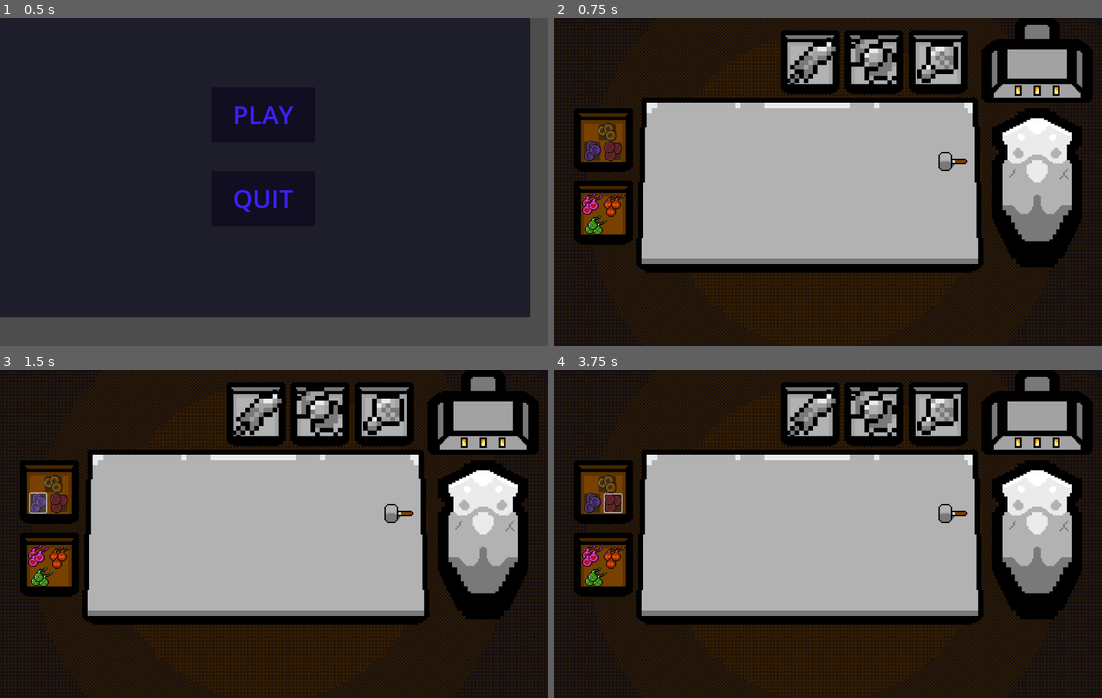
Above: before the commit, frames 1-4 (two rows, left to right).
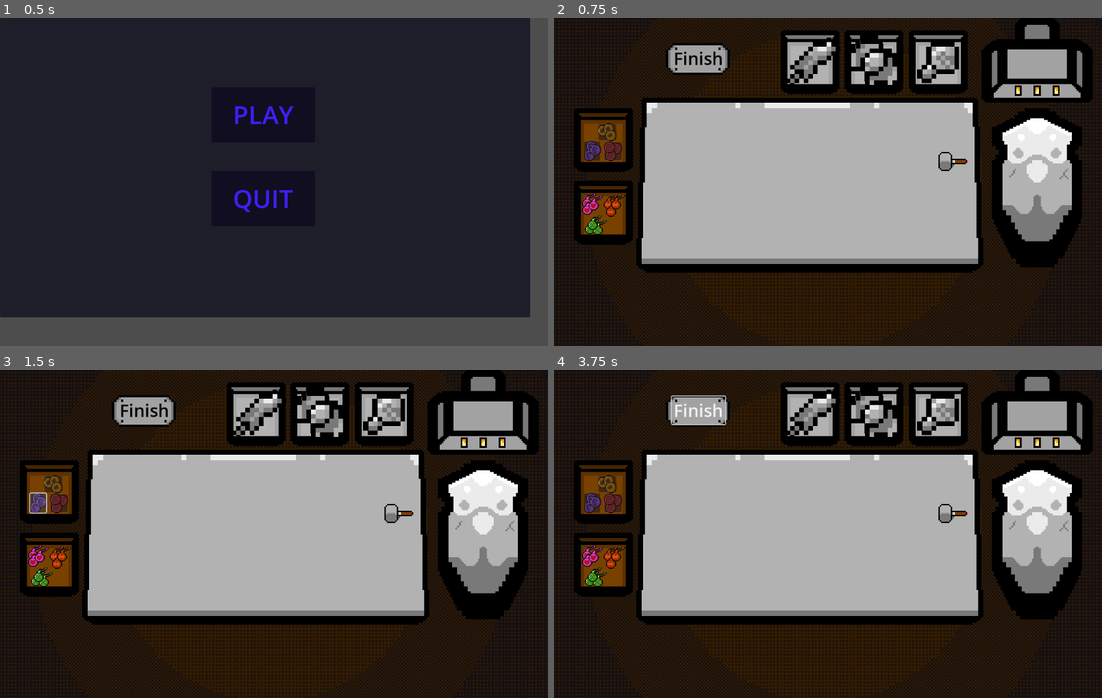
Above: after the commit, the same moments.

Repository: Leone242/GODOT-MelonJam2023
Game: Godot game, scene res://menu.tscn
Two runs of this game, one before a commit and one after it. Both use one fixed random seed, a clock stepped at 60 frames per second and the inputs below. The project has no main scene, so this scene is started directly.
Inputs (mouse positions are in pixels of both pictures, inside the frame that each line leads up to):
- Up to frame 1 (0.5 s): no input
- Up to frame 2 (0.75 s): click "PLAY" at 0.5 s
- Up to frame 3 (1.5 s): click (38, 504) at 1.25 s
- Up to frame 4 (3.75 s): click (608, 484) at 2 s; click (614, 504) at 2.75 s; click (696, 409) at 3.5 s, where only the run after the commit has a clickable "Finish"

Frame 1 is identical in both runs. In frame 2, 1.7% of the frame differs, in the area x 20-74%, y 6-21%; in frame 3, 1.7%; in frame 4, 1.8%, in the area x 9-74%, y 6-44%.

Commit message:
runas funcionando

Diff:
--- a/Runes.gd
+++ b/Runes.gd
@@ -12,3 +12,7 @@
 
 func _on_fire_pressed():
 	rune_name = "Fire"
+
+
+func _on_finish_pressed():
+	rune_name = ""
--- /dev/null
+++ b/machado.gd
@@ -0,0 +1,89 @@
+extends Node2D
+
+var selected = false
+var weapon_estate = 0
+var on_table = false
+@export var mark: Marker2D
+var rune_name: String
+@export var rune: Node2D
+var set_rune = false
+
+func _ready():
+	pass
+
+func _process(delta):
+	if Input.is_action_pressed("mouse_select") and selected:
+		FollowMouse()
+	elif Input.is_action_just_released("mouse_select") and on_table:
+		position = mark.position
+		$Craft.show()
+	elif Input.is_action_just_released("mouse_select") and !on_table:
+		$Craft.hide()
+	AssembleWeapon()
+
+func FollowMouse():
+	position = get_global_mouse_position()
+
+
+
+func _on_area_2d_area_entered(area):
+	if area.name == "Table":
+		on_table = true
+		set_rune = true
+		print("foi")
+	else:
+		on_table = false
+		set_rune = false
+
+
+func _on_area_2d_area_exited(area):
+	if area.name == "Table":
+		on_table = false
+		set_rune = false
+
+
+
+func AssembleWeapon():
+	match weapon_estate:
+		0:
+			get_node("BaseMachado").show()
+
+		1:
+			get_node("BaseMachado").hide()
+			get_node("Moldado").show()
+		2:
+			get_node("Cabo").show()
+		3:
+			get_node("Cabo").hide()
+			get_node("Moldado").hide()
+			get_node("Completo").show()
+
+
+			$Craft.hide()
+	if on_table and set_rune:
+		DefineRune()
+
+func DefineRune():
+	rune_name = rune.rune_name
+	match rune_name:
+		"Fire":
+			get_node("Icon5F").show()
+		"Water":
+			get_node("Icon5W").show()
+		"Earth":
+			get_node("Icon5E").show()
+
+
+
+func _on_craft_pressed():
+	if weapon_estate <=2:
+		weapon_estate +=1
+
+
+
+func _on_area_2d_mouse_entered():
+	selected = true
+
+
+func _on_area_2d_mouse_exited():
+	selected = false
--- /dev/null
+++ b/machado.tscn
@@ -0,0 +1,69 @@
+[gd_scene load_steps=10 format=3 uid="uid://ddui4ns6eaem2"]
+
+[ext_resource type="Texture2D" uid="uid://rl1uyek3lgyn" path="res://sprites/machados/SemiMachadoB.png" id="1_xrl04"]
+[ext_resource type="Script" path="res://machado.gd" id="1_y04tc"]
+[ext_resource type="Texture2D" uid="uid://b6g5ojlo4xy0k" path="res://sprites/machados/MachadoB.png" id="2_6t1m5"]
+[ext_resource type="Texture2D" uid="uid://is2m32fkichj" path="res://sprites/machados/bainha.png" id="3_3gt3i"]
+[ext_resource type="Texture2D" uid="uid://c6lcfqnokcg48" path="res://sprites/machados/MachadoCompletoB.png" id="4_4jjj3"]
+[ext_resource type="Texture2D" uid="uid://sf71p0qnov1x" path="res://sprites/machados/MachadoCompletoA.png" id="5_3pmpj"]
+[ext_resource type="Texture2D" uid="uid://ctf5geubfxuhg" path="res://sprites/machados/MachadoCompletoF.png" id="6_k8sn5"]
+[ext_resource type="Texture2D" uid="uid://dpnqdd5omjkyd" path="res://sprites/machados/MachadoCompletoT.png" id="7_0jn02"]
+
+[sub_resource type="CircleShape2D" id="CircleShape2D_dcr5q"]
+radius = 70.8308
+
+[node name="Machado" type="Node2D"]
+script = ExtResource("1_y04tc")
+
+[node name="BaseMachado" type="Sprite2D" parent="."]
+scale = Vector2(10, 10)
+texture = ExtResource("1_xrl04")
+
+[node name="Moldado" type="Sprite2D" parent="."]
+visible = false
+scale = Vector2(10, 10)
+texture = ExtResource("2_6t1m5")
+
+[node name="Cabo" type="Sprite2D" parent="."]
+visible = false
+position = Vector2(-49, 42)
+scale = Vector2(10, 10)
+texture = ExtResource("3_3gt3i")
+flip_h = true
+
+[node name="Completo" type="Sprite2D" parent="."]
+visible = false
+scale = Vector2(10, 10)
+texture = ExtResource("4_4jjj3")
+
+[node name="CompletoAgua" type="Sprite2D" parent="."]
+visible = false
+scale = Vector2(10, 10)
+texture = ExtResource("5_3pmpj")
+
+[node name="CompletoFogo" type="Sprite2D" parent="."]
+visible = false
+scale = Vector2(10, 10)
+texture = ExtResource("6_k8sn5")
+
+[node name="CompletoTerra" type="Sprite2D" parent="."]
+visible = false
+scale = Vector2(10, 10)
+texture = ExtResource("7_0jn02")
+
+[node name="Area2D" type="Area2D" parent="."]
+visible = false
+
+[node name="CollisionShape2D" type="CollisionShape2D" parent="Area2D"]
+shape = SubResource("CircleShape2D_dcr5q")
+
+[node name="Craft" type="Button" parent="."]
+visible = false
+offset_left = -52.0
+offset_top = -50.0
+offset_right = 53.0
+offset_bottom = 52.0
+
+[connection signal="mouse_entered" from="Area2D" to="." method="_on_area_2d_mouse_entered"]
+[connection signal="mouse_exited" from="Area2D" to="." method="_on_area_2d_mouse_exited"]
+[connection signal="pressed" from="Craft" to="." method="_on_craft_pressed"]
--- a/main.tscn
+++ b/main.tscn
@@ -26,6 +26,10 @@
 [ext_resource type="Texture2D" uid="uid://cs327mx8lpwo2" path="res://sprites/charms/CharmForça.png" id="20_b1nxy"]
 [ext_resource type="Texture2D" uid="uid://cdds7idgvsm8q" path="res://sprites/charms/CharmSorte.png" id="21_4vpdo"]
 [ext_resource type="Script" path="res://Runes.gd" id="26_c8kgm"]
+[ext_resource type="PackedScene" uid="uid://dshcr6qmwdalp" path="res://pedidos.tscn" id="27_k7qbt"]
+[ext_resource type="Texture2D" uid="uid://ds2tdjqmx57t" path="res://sprites/espadas/SemiEspadaB.png" id="28_xanhp"]
+[ext_resource type="PackedScene" uid="uid://ddui4ns6eaem2" path="res://machado.tscn" id="29_tsdor"]
+[ext_resource type="Texture2D" uid="uid://qjhbe1qshk71" path="res://sprites/UI/Botão.png" id="30_bcr7y"]
 
 [sub_resource type="RectangleShape2D" id="RectangleShape2D_ydqo5"]
 size = Vector2(702, 277)
@@ -437,11 +441,53 @@
 offset_right = 144.0
 offset_bottom = 311.0
 
+[node name="Pedidos" parent="." instance=ExtResource("27_k7qbt")]
+visible = false
+position = Vector2(232, 92)
+
+[node name="SemiEspadaB" type="Sprite2D" parent="."]
+position = Vector2(563, 92)
+scale = Vector2(10, 10)
+texture = ExtResource("28_xanhp")
+
+[node name="SemiMachadoB" type="Sprite2D" parent="."]
+position = Vector2(696, 88)
+scale = Vector2(10, 10)
+texture = ExtResource("9_b26sh")
+
+[node name="SemiMaçaB" type="Sprite2D" parent="."]
+position = Vector2(833, 102)
+scale = Vector2(10, 10)
+texture = ExtResource("4_3gv1x")
+
+[node name="Machado" parent="." node_paths=PackedStringArray("mark", "rune") instance=ExtResource("29_tsdor")]
+position = Vector2(697, 96)
+mark = NodePath("../CanvasGroup/Marker2D")
+rune = NodePath("../Runes")
+
+[node name="Finish" type="Button" parent="."]
+offset_left = 254.0
+offset_top = 57.0
+offset_right = 371.0
+offset_bottom = 118.0
+theme_override_colors/font_color = Color(0, 0, 0, 1)
+theme_override_font_sizes/font_size = 38
+text = "Finish"
+flat = true
+icon_alignment = 1
+
+[node name="Sprite2D" type="Sprite2D" parent="Finish"]
+show_behind_parent = true
+position = Vector2(57, 32)
+scale = Vector2(5, 5)
+texture = ExtResource("30_bcr7y")
+
 [connection signal="mouse_exited" from="Table/Table" to="Cursor" method="_on_table_mouse_exited"]
 [connection signal="pressed" from="Hammer" to="Cursor" method="_on_hammer_pressed"]
 [connection signal="pressed" from="Runes/Water" to="Runes" method="_on_water_pressed"]
 [connection signal="pressed" from="Runes/Earth" to="Runes" method="_on_earth_pressed"]
 [connection signal="pressed" from="Runes/Fire" to="Runes" method="_on_fire_pressed"]
+[connection signal="pressed" from="Finish" to="Runes" method="_on_finish_pressed"]
 
 [editable path="CanvasGroup/Mace"]
 [editable path="CanvasGroup/Axe"]
--- /dev/null
+++ b/pedidos.tscn
@@ -0,0 +1,58 @@
+[gd_scene load_steps=10 format=3 uid="uid://dshcr6qmwdalp"]
+
+[ext_resource type="Texture2D" uid="uid://si7b7uqnusod" path="res://sprites/bilhetes/EspadaAgua.png" id="1_cq07d"]
+[ext_resource type="Texture2D" uid="uid://clk1qr6feuvdr" path="res://sprites/bilhetes/EspadaFogo.png" id="2_4oquk"]
+[ext_resource type="Texture2D" uid="uid://d5k0643qeeck" path="res://sprites/bilhetes/EspadaTerra.png" id="3_mjlgk"]
+[ext_resource type="Texture2D" uid="uid://c5hgdjjsbfknq" path="res://sprites/bilhetes/MachadoAgua.png" id="4_5mmxi"]
+[ext_resource type="Texture2D" uid="uid://ctibrojtvchep" path="res://sprites/bilhetes/MachadoFogo.png" id="5_3tb7g"]
+[ext_resource type="Texture2D" uid="uid://kwv4uxu0v66i" path="res://sprites/bilhetes/MachadoTerra.png" id="6_pmnvy"]
+[ext_resource type="Texture2D" uid="uid://136dtj8sl5kg" path="res://sprites/bilhetes/MaçaAgua.png" id="7_h2dpp"]
+[ext_resource type="Texture2D" uid="uid://b5b0tdpkpvo7m" path="res://sprites/bilhetes/MaçaFogo.png" id="8_tura6"]
+[ext_resource type="Texture2D" uid="uid://bkmcs6rbdfpai" path="res://sprites/bilhetes/MaçaTerra.png" id="9_vax5x"]
+
+[node name="Pedidos" type="Node2D"]
+
+[node name="EspadaAgua" type="Sprite2D" parent="."]
+visible = false
+scale = Vector2(10, 10)
+texture = ExtResource("1_cq07d")
+
+[node name="EspadaFogo" type="Sprite2D" parent="."]
+visible = false
+scale = Vector2(10, 10)
+texture = ExtResource("2_4oquk")
+
+[node name="EspadaTerra" type="Sprite2D" parent="."]
+visible = false
+scale = Vector2(10, 10)
+texture = ExtResource("3_mjlgk")
+
+[node name="MachadoAgua" type="Sprite2D" parent="."]
+visible = false
+scale = Vector2(10, 10)
+texture = ExtResource("4_5mmxi")
+
+[node name="MachadoFogo" type="Sprite2D" parent="."]
+visible = false
+scale = Vector2(10, 10)
+texture = ExtResource("5_3tb7g")
+
+[node name="MachadoTerra" type="Sprite2D" parent="."]
+visible = false
+scale = Vector2(10, 10)
+texture = ExtResource("6_pmnvy")
+
+[node name="MaçaAgua" type="Sprite2D" parent="."]
+visible = false
+scale = Vector2(10, 10)
+texture = ExtResource("7_h2dpp")
+
+[node name="MaçaFogo" type="Sprite2D" parent="."]
+visible = false
+scale = Vector2(10, 10)
+texture = ExtResource("8_tura6")
+
+[node name="MaçaTerra" type="Sprite2D" parent="."]
+visible = false
+scale = Vector2(10, 10)
+texture = ExtResource("9_vax5x")
Not shown: 1 places in main.tscn that only renumber resources
